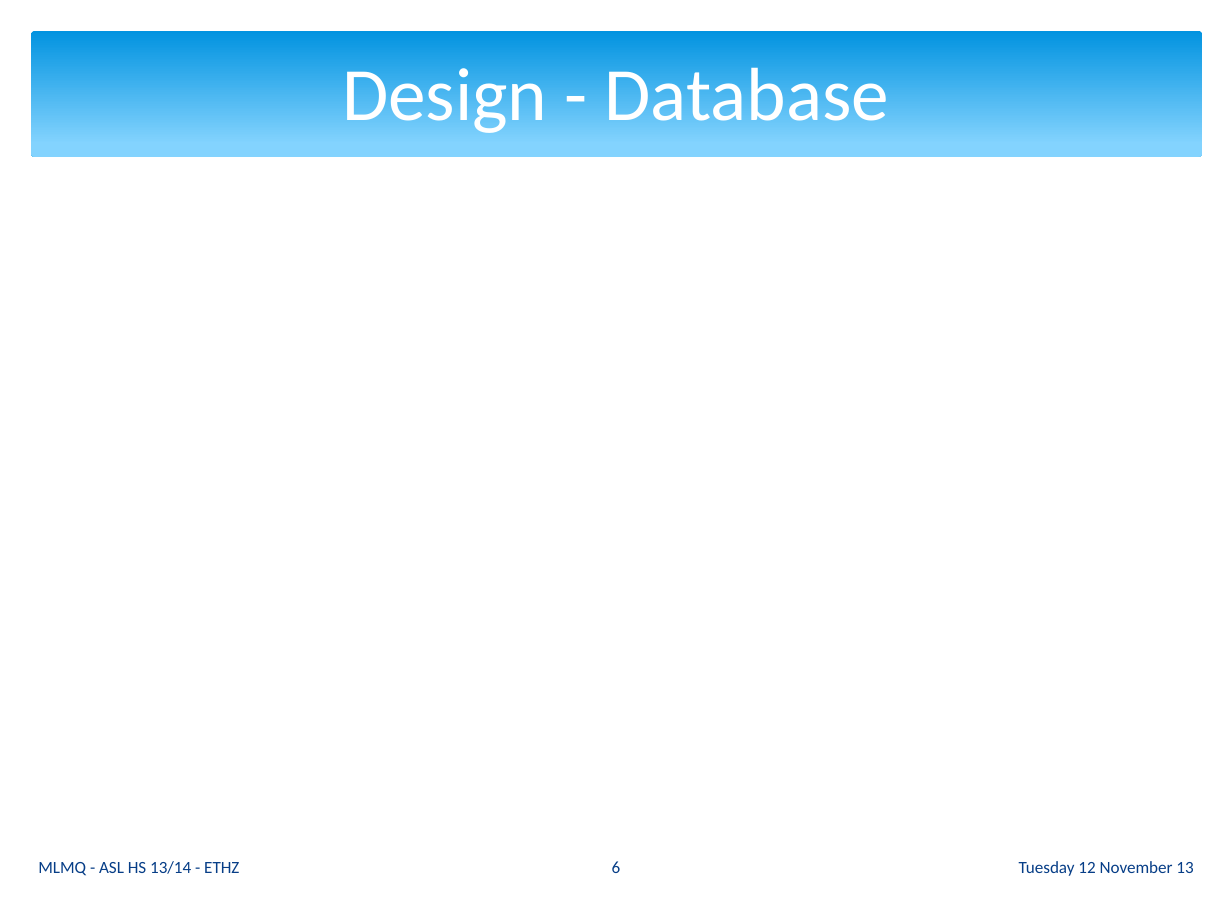
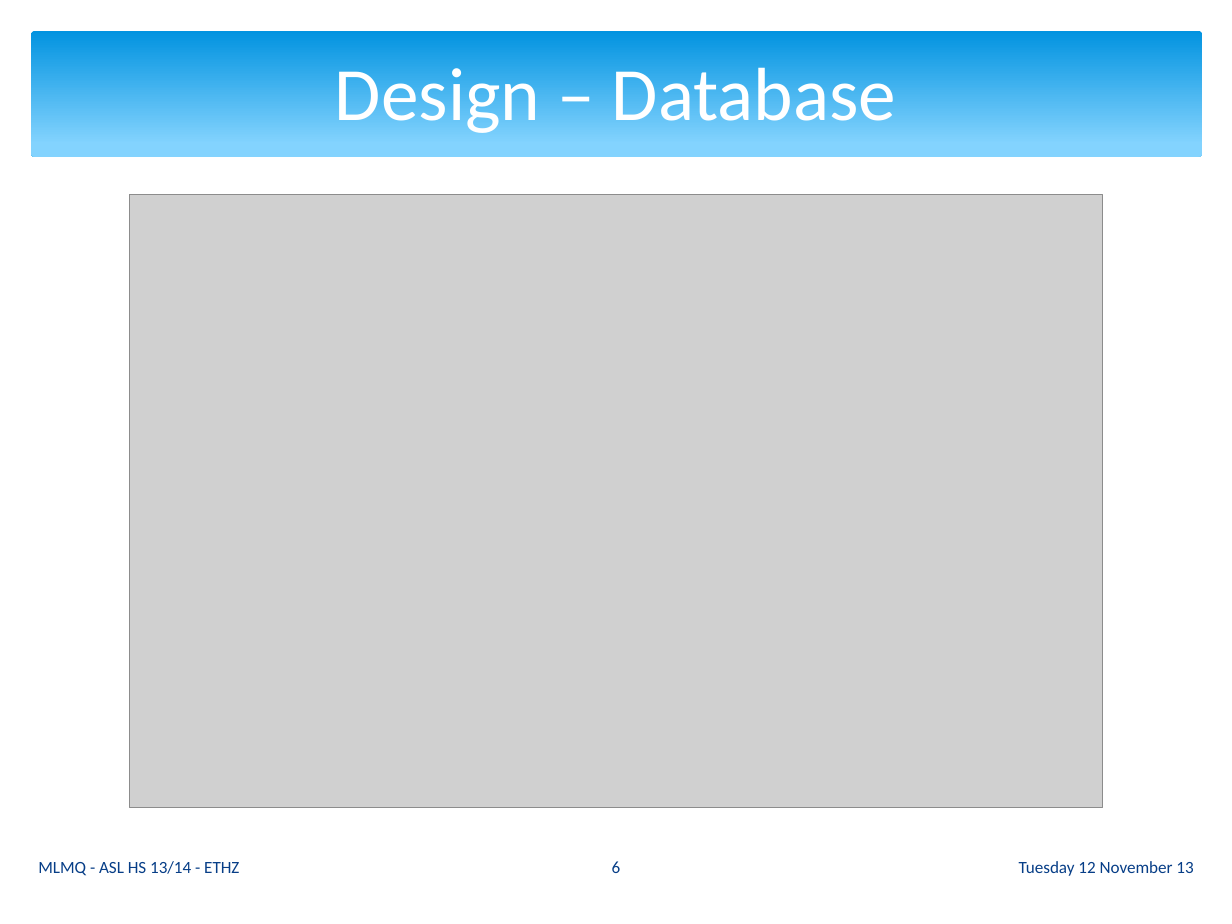
Before and after one commit to ganzm/AdvancedSystemsLab2013, a slide deck: slide 6 of doc/presentations/03 Milestone Presentation/mlmq.pptx. Drawn at 1232x924 pixels with LibreOffice and Linux fonts; fonts in the diff are those of the drawing; grey boxes stand for pictures. Boxes give left, top, right and bottom in pixels: in the first picture for what was removed or moved away, otherwise in the second. Text is boxed around its words. In the diff, an @@ line names an element or a change of style, - is before the commit and + after.

```diff
--- a/doc/presentations/03 Milestone Presentation/mlmq.pptx
+++ b/doc/presentations/03 Milestone Presentation/mlmq.pptx
@@ title at (335, 58, 896, 133): text changed @@
-Design - Database
+Design – Database
@@ picture added at (129, 195, 1103, 808) @@
```
Also in this commit, not shown: 6 other slides changed, 1 slide added.
